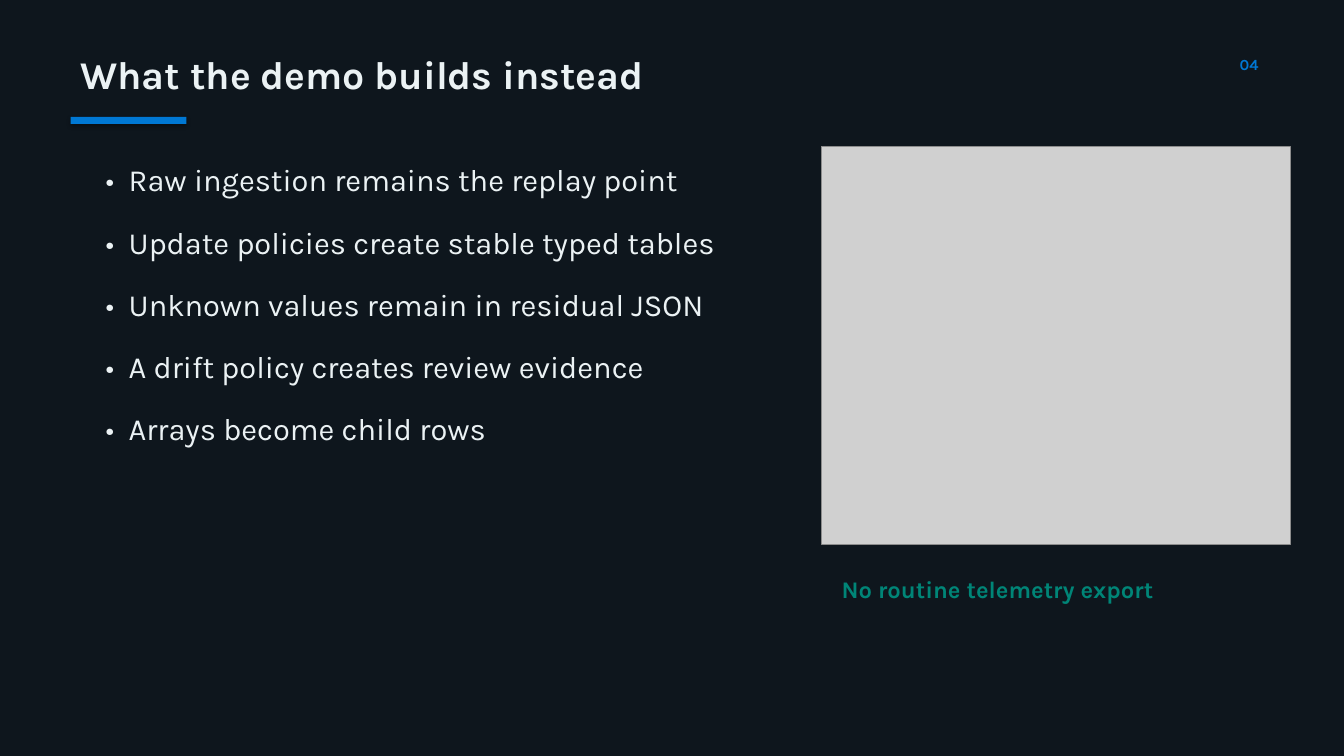
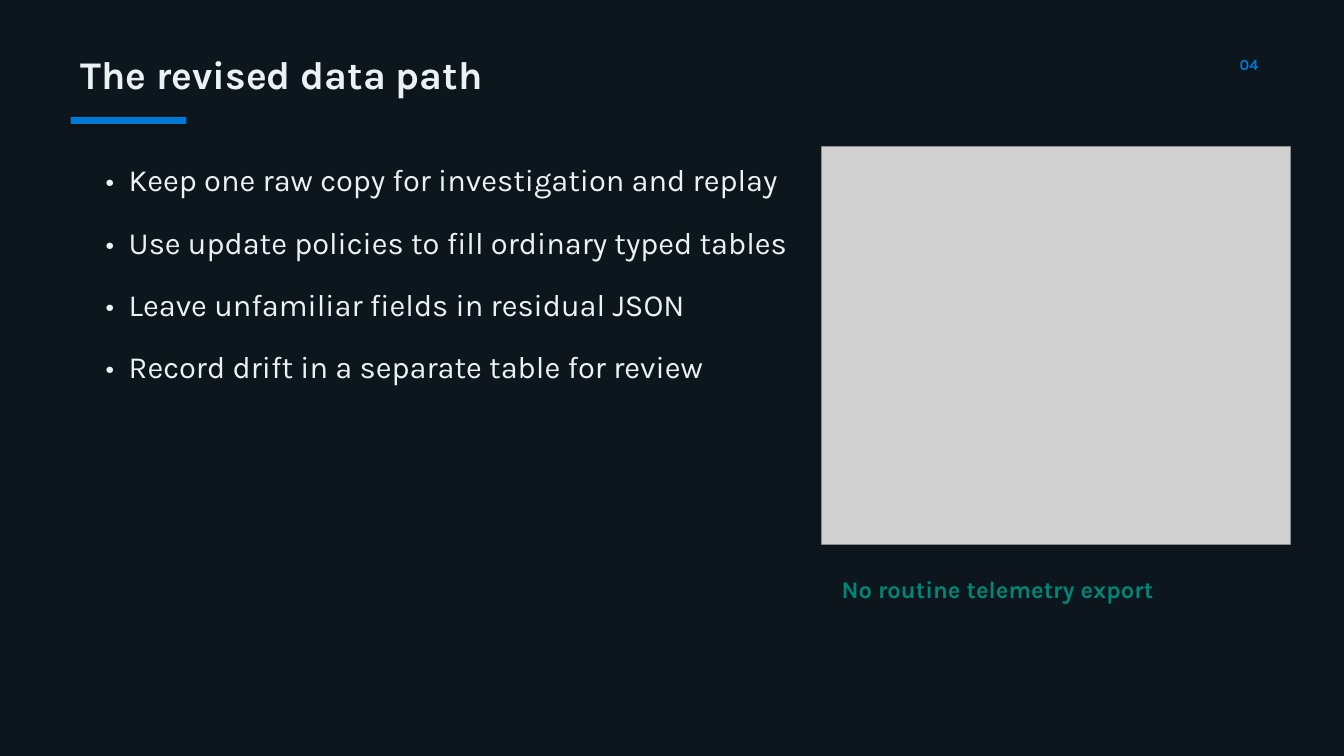
Before and after one commit to MatthieuLefebvre/eventhouse-schema-drift-reference, a slide deck: slide 4 of presentation/eventhouse-schema-drift-reference.pptx. Drawn at 1344x756 pixels with LibreOffice and Linux fonts; fonts in the diff are those of the drawing; grey boxes stand for pictures. Boxes give left, top, right and bottom in pixels: in the first picture for what was removed or moved away, otherwise in the second. Text is boxed around its words. In the diff, an @@ line names an element or a change of style, - is before the commit and + after.

Commit message:
Rewrite demo materials in a natural voice

```diff
--- a/presentation/eventhouse-schema-drift-reference.pptx
+++ b/presentation/eventhouse-schema-drift-reference.pptx
@@ text at (x1=80, y1=61, x2=483, y2=99): text changed @@
-What the demo builds instead
+The revised data path
@@ text at (x1=129, y1=170, x2=787, y2=386): text changed @@
-• Raw ingestion remains the replay point
-• Update policies create stable typed tables
-• Unknown values remain in residual JSON
-• A drift policy creates review evidence
-• Arrays become child rows
+• Keep one raw copy for investigation and replay
+• Use update policies to fill ordinary typed tables
+• Leave unfamiliar fields in residual JSON
+• Record drift in a separate table for review
```
Also in this commit, not shown: 15 other slides changed, 3 other files.
